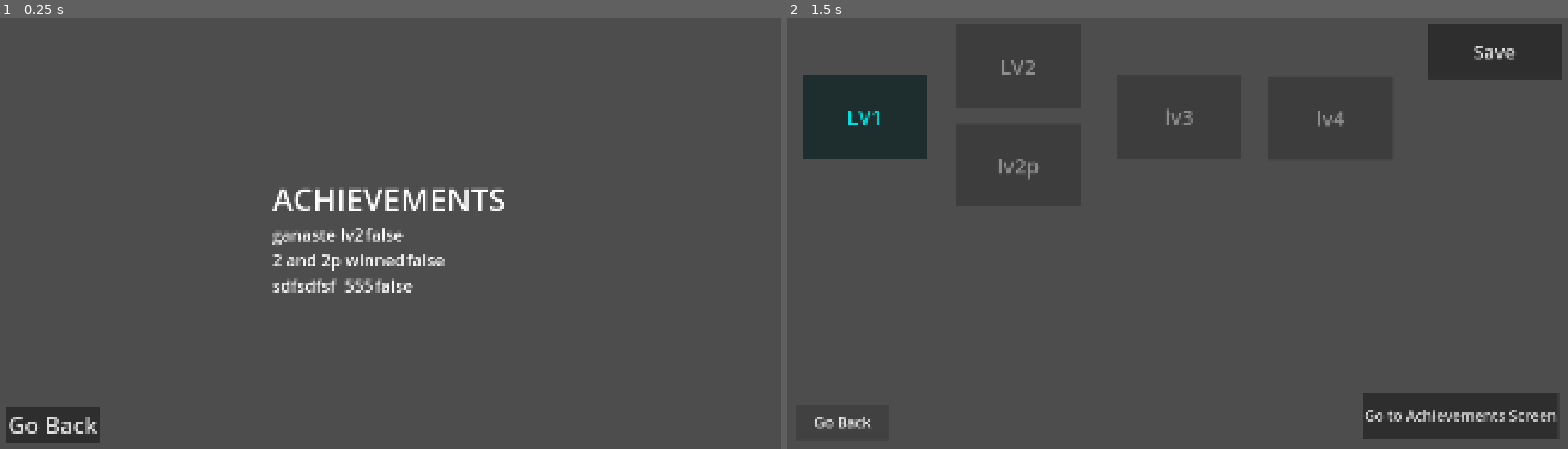
Above: before the commit, frames 1-2 (left to right).
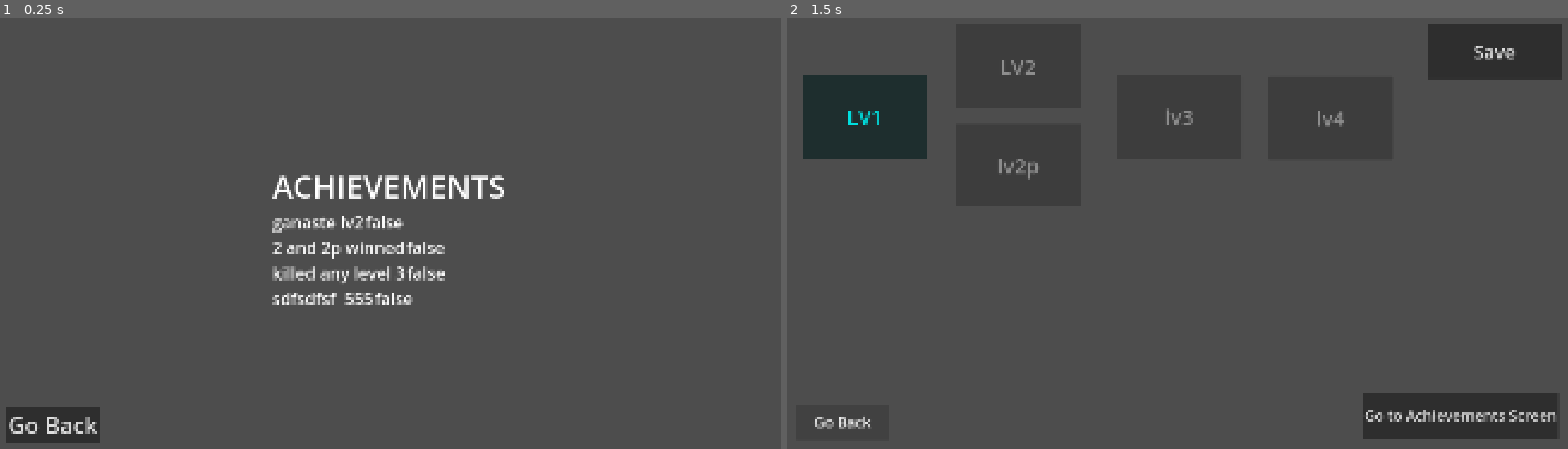
Above: after the commit, the same moments.

Repository: diablohumastudio/NvC-Data-Systems
Game: Godot game, scene res://screens/achievements_scr/achievements_scr.tscn
The game is run twice, just before and just after one commit, with the same random seed, the same clock (stepped at 60 frames per second) and the same inputs. This scene is started directly instead of the project's main scene.
Inputs:
- Up to frame 1 (0.25 s): no input
- Up to frame 2 (1.5 s): tap Enter at 0.5 s; click "Go Back" at 1.25 s

The runs differ from the first frame. In frame 1, 3.4% of the frame differs, in the area x 34-65%, y 36-67%; in frame 2, nothing differs.
Error in both runs: Invalid access to property or key 'ud_achievements' on a base object of type 'Nil'. (res://data/achievements/model/achievement.gd:13)

Commit message:
state_changers implemented.  new type of actions enemy_killed trigger new conditions total_enemy_kill and level_enemy_kill and state changer enemy_killed

Diff:
--- /dev/null
+++ b/data/achievements/data/achiv_enem_kill_any_level_3.tres
@@ -0,0 +1,13 @@
+[gd_resource type="Resource" script_class="Achievement" load_steps=3 format=3 uid="uid://cmjruid8xhj48"]
+
+[ext_resource type="Script" uid="uid://b14kgvm7qxpo" path="res://data/achievements/model/achievement.gd" id="1_hix4a"]
+[ext_resource type="Resource" uid="uid://dgh4ifb3wkaiv" path="res://data/ud_achievements/data/ud_achiev_enem_any_level_tot_3.tres" id="2_1qqyw"]
+
+[resource]
+script = ExtResource("1_hix4a")
+id = 3
+achievement_name = "killed any level 3"
+description = ""
+reward = 0
+ud_achievement = ExtResource("2_1qqyw")
+metadata/_custom_type_script = "uid://b14kgvm7qxpo"
--- a/data/achievements/model/achievement.gd
+++ b/data/achievements/model/achievement.gd
@@ -1,6 +1,6 @@
 class_name Achievement extends Resource
 
-enum IDs {AchievCompLv2, AchievCompLv2and2p, AchievEnemKillTot5}
+enum IDs {AchievCompLv2, AchievCompLv2and2p, AchievEnemKillTot5, AchievEnemKillAnyLev3}
 
 @export var id: IDs
 @export var achievement_name: String
--- /dev/null
+++ b/data/conditions/data/cond_enem_killd_any_level_3.tres
@@ -0,0 +1,9 @@
+[gd_resource type="Resource" script_class="CondEnemKillLevel" load_steps=2 format=3 uid="uid://c58oatgjjittc"]
+
+[ext_resource type="Script" uid="uid://dysv7d5s6cm6a" path="res://data/conditions/model/cond_enemy_killed_any_level.gd" id="1_3kxa6"]
+
+[resource]
+script = ExtResource("1_3kxa6")
+enemies_to_kill = 3
+id = ""
+metadata/_custom_type_script = "uid://dysv7d5s6cm6a"
--- /dev/null
+++ b/data/conditions/model/cond_enemy_killed_any_level.gd
@@ -0,0 +1,12 @@
+class_name CondEnemKillLevel extends Condition
+
+@export var enemies_to_kill : int = 0
+
+func _init() -> void:
+	type = Action.TYPES.ENEMY_KILLED
+
+func evaluate(action: Action):
+	var payload : Action.PayEnemKilled = action.payload
+	var killed_enemied: int = payload.killed_enemies
+	if killed_enemied >= enemies_to_kill:
+		fullfilled.emit(self)
--- a/data/conditions/model/cond_enemy_killed_tot.gd
+++ b/data/conditions/model/cond_enemy_killed_tot.gd
@@ -2,12 +2,9 @@
 
 @export var enemies_to_kill : int = 0
 
-func _init(_enemies_to_kill: int = 0) -> void:
+func _init() -> void:
 	type = Action.TYPES.ENEMY_KILLED
-	enemies_to_kill = _enemies_to_kill
 
 func evaluate(action: Action):
-	var payload : Action.PayEnemKilled = action.payload
-	var killed_enemied: int = payload.killed_enemies
-	if killed_enemied >= enemies_to_kill:
+	if UDS.get_property(UDS.PROPERTIES.ENEMIES_KILLED) >= enemies_to_kill:
 		fullfilled.emit(self)
--- /dev/null
+++ b/data/state_changers/data/state_changer_kill_enemy.tres
@@ -0,0 +1,8 @@
+[gd_resource type="Resource" script_class="StateChanger" load_steps=2 format=3 uid="uid://ba15y5ab1dyx8"]
+
+[ext_resource type="Script" uid="uid://dpfioiaj22gmf" path="res://data/state_changers/model/state_changer.gd" id="1_y2hwk"]
+
+[resource]
+script = ExtResource("1_y2hwk")
+type = 1
+metadata/_custom_type_script = "uid://dpfioiaj22gmf"
--- /dev/null
+++ b/data/state_changers/model/sc_killed_enemy.gd
@@ -0,0 +1,7 @@
+class_name SCKilledEnemy extends StateChanger
+
+func _init() -> void:
+	type = Action.TYPES.ENEMY_KILLED
+
+func change_state(action: Action):
+	UDS.current_user_data.stats.total_enemies_killed += 1
--- /dev/null
+++ b/data/state_changers/model/state_changer.gd
@@ -0,0 +1,6 @@
+class_name StateChanger extends Resource
+
+@export var type: Action.TYPES
+
+func change_state(action: Action):
+	pass
--- /dev/null
+++ b/data/ud_achievements/data/ud_achiev_enem_any_level_tot_3.tres
@@ -0,0 +1,14 @@
+[gd_resource type="Resource" script_class="UDAchievement" load_steps=4 format=3 uid="uid://dgh4ifb3wkaiv"]
+
+[ext_resource type="Script" uid="uid://d3wt36dxybuoe" path="res://data/conditions/model/condition.gd" id="1_wu4l1"]
+[ext_resource type="Script" uid="uid://us6tcodg4fax" path="res://data/ud_achievements/model/ud_achievement.gd" id="2_p0j03"]
+[ext_resource type="Resource" uid="uid://c58oatgjjittc" path="res://data/conditions/data/cond_enem_killd_any_level_3.tres" id="2_twhuv"]
+
+[resource]
+script = ExtResource("2_p0j03")
+id = 3
+is_achieved = false
+porcentage_achieved = 0
+conditions = Array[ExtResource("1_wu4l1")]([ExtResource("2_twhuv")])
+conditions_track = []
+metadata/_custom_type_script = "uid://us6tcodg4fax"
--- a/data/ud_achievements/data/ud_achiev_enem_kill_tot_5.tres
+++ b/data/ud_achievements/data/ud_achiev_enem_kill_tot_5.tres
@@ -10,5 +10,5 @@
 is_achieved = false
 porcentage_achieved = 0
 conditions = Array[ExtResource("1_m78wk")]([ExtResource("2_vb6h3")])
-conditions_trak = []
+conditions_track = []
 metadata/_custom_type_script = "uid://us6tcodg4fax"
--- a/data/ud_achievements/model/ud_achievement.gd
+++ b/data/ud_achievements/model/ud_achievement.gd
@@ -8,18 +8,18 @@
 @export_storage var porcentage_achieved: int = 0
 
 @export var conditions: Array[Condition]: set = _set_conditions
-@export_storage var conditions_track: Array = []
+@export_storage var conditions_trac: Array = []
 
 func _set_conditions(new_value: Array[Condition]):
 	conditions = new_value
 	if !conditions: return
 	for condition in conditions:
-		conditions_track.append(false)
+		conditions_trac.append(false)
 		condition.fullfilled.connect(_on_condition_fullfilled)
 
 func _on_condition_fullfilled(condition: Condition):
-	conditions_track[conditions.find(condition)] = true
-	for cond_tr in conditions_track:
+	conditions_trac[conditions.find(condition)] = true
+	for cond_tr in conditions_trac:
 		if cond_tr == false:
 			return
 	if !is_achieved:
--- a/global_systems/action_condition_system/action_condition_system.gd
+++ b/global_systems/action_condition_system/action_condition_system.gd
@@ -1,12 +1,20 @@
 extends Node
 
 var conditions: Array[Condition]
+var state_changers: Array[StateChanger]
 
 func _ready() -> void:
 	conditions = DataFilesLoader.get_conditions_from_res_files()
+	state_changers = DataFilesLoader.get_state_changer_from_res_files()
 
 func set_action(action: Action):
+	_call_state_changers(action)
 	_evaluate_conditions(action)
+
+func _call_state_changers(action: Action):
+	for sc in state_changers:
+		if sc.type == action.type:
+			sc.change_state.call(action)
 
 func _evaluate_conditions(action: Action):
 	for cond in conditions:
--- a/global_systems/user_data_system/data_files_loader.gd
+++ b/global_systems/user_data_system/data_files_loader.gd
@@ -28,7 +28,6 @@
 	for file: String in dir.get_files():
 		var ud_level: Achievement = load(dir.get_current_dir() + "/" + file)
 		achievements.append(ud_level)
-	print(achievements)
 	return achievements
 
 static func get_conditions_from_res_files() -> Array[Condition]:
@@ -40,3 +39,13 @@
 		var cond: Condition = load(dir.get_current_dir() + "/" + file)
 		conds.append(cond)
 	return conds
+
+static func get_state_changer_from_res_files() -> Array[StateChanger]:
+	var state_changers: Array[StateChanger]
+	var dir := DirAccess.open("res://data/state_changers/data/")
+	assert(dir != null, "Could not open folder")
+	dir.list_dir_begin()
+	for file: String in dir.get_files():
+		var state_changer: StateChanger = load(dir.get_current_dir() + "/" + file)
+		state_changers.append(state_changer)
+	return state_changers
--- a/global_systems/user_data_system/user_data/user_data.gd
+++ b/global_systems/user_data_system/user_data/user_data.gd
@@ -1,6 +1,6 @@
 class_name UserData extends Resource
 
-@export_storage var user_name: String = ""
-@export_storage var progress: UserProgress = UserProgress.new()
-@export_storage var ud_achievements: UserAchievements = UserAchievements.new()
-@export_storage var stats: UserStats = UserStats.new()
+@export var user_name: String = ""
+@export var progress: UserProgress = UserProgress.new()
+@export var ud_achievements: UserAchievements = UserAchievements.new()
+@export var stats: UserStats = UserStats.new()
--- a/global_systems/user_data_system/user_data/user_stats.gd
+++ b/global_systems/user_data_system/user_data/user_stats.gd
@@ -1,3 +1,3 @@
 class_name UserStats extends Resource
 
-@export_storage var total_enemies_killed: int = 0
+@export var total_enemies_killed: int = 0
--- a/global_systems/user_data_system/user_data_system.gd
+++ b/global_systems/user_data_system/user_data_system.gd
@@ -1,6 +1,8 @@
 extends Node
 
-enum PROPERTIES {USERS_CREDENTIALS, USER_NAME, UD_LEVELS, ACHIEVEMENTS, ENEMIES_KILLED}
+signal current_user_changed()
+
+enum PROPERTIES {USERS_CREDENTIALS, USER_NAME, UD_LEVELS, ACHIEVEMENTS, ENEMIES_KILLED, UD_ACHIEVEMENTS}
 
 const _USERS_CREDENTIALS_FILE_PATH : String = "user://users.tres"
 const _USER_FILE_BASE: String = "user://"
@@ -33,6 +35,7 @@
 		var new_user_index: int = users_credentials.credentials.find(user_credentials)
 		users_credentials.current_user_index = new_user_index
 		current_user_data = new_user_data
+		current_user_changed.emit()
 
 	var result : Error = ResourceSaver.save(users_credentials, _USERS_CREDENTIALS_FILE_PATH)
 	assert(result == OK)
@@ -50,6 +53,7 @@
 	var new_user_index: int = users_credentials.credentials.find(current_user_credentials)
 	users_credentials.current_user_index = new_user_index
 	current_user_data = load(_USER_FILE_BASE + current_user_credentials.user_name + ".tres")
+	current_user_changed.emit()
 
 func user_exists(user_name: String)->bool:
 	for user_credential in users_credentials.credentials:
@@ -83,3 +87,5 @@
 			return current_user_data.achievements.achievements
 		PROPERTIES.ENEMIES_KILLED:
 			return current_user_data.stats.total_enemies_killed
+		PROPERTIES.UD_ACHIEVEMENTS:
+			return current_user_data.ud_achievements
--- a/screens/achievements_achieved_presenter_singleton/achievements_achieved_presenter.gd
+++ b/screens/achievements_achieved_presenter_singleton/achievements_achieved_presenter.gd
@@ -1,9 +1,17 @@
 extends Control
 
 func _ready() -> void:
-	var ud_chivements = UDS.current_user_data.ud_achievements.ud_achievements
-	for ud_chivement in ud_chivements:
-		ud_chivement.achieved.connect(_on_ud_achievement_achieved)
+	conect_ud_achievements()
+	UDS.current_user_changed.connect(_on_UDS_current_user_changed)
+
+func _on_UDS_current_user_changed():
+	conect_ud_achievements()
+
+func conect_ud_achievements():
+	var ud_chivements = UDS.get_property(UDS.PROPERTIES.UD_ACHIEVEMENTS).ud_achievements
+	for ud_chivement in ud_chivements as Array[UDAchievement]:
+		if !ud_chivement.achieved.is_connected(_on_ud_achievement_achieved):
+			ud_chivement.achieved.connect(_on_ud_achievement_achieved)
 
 func _on_ud_achievement_achieved(id: Achievement.IDs):
 	var achievements: Array[Achievement] = DataFilesLoader.get_achievements_from_res_files()
--- a/screens/game/game.gd
+++ b/screens/game/game.gd
@@ -1,6 +1,7 @@
-extends Control
+class_name Game extends Control
 
 var level: Level : set = _set_level
+var enemies_killed: int = 0
 
 func _set_level(new_value: Level) -> void:
 	level = new_value
@@ -13,6 +14,5 @@
 	SMS.change_scene(GC.SCREENS_UIDS.MENU)
 
 func _on_kill_enemy_btn_pressed() -> void:
-	var total_enemies_killed: int = UDS.get_property(UDS.PROPERTIES.ENEMIES_KILLED)
-	total_enemies_killed += 1
-	ACS.set_action(Action.new(Action.TYPES.ENEMY_KILLED, Action.PayEnemKilled.new(total_enemies_killed)))
+	enemies_killed += 1
+	ACS.set_action(Action.new(Action.TYPES.ENEMY_KILLED, Action.PayEnemKilled.new(enemies_killed)))
Not shown, added: data/conditions/model/cond_enemy_killed_any_level.gd.uid
Not shown, added: data/state_changers/model/sc_killed_enemy.gd.uid
Not shown, added: data/state_changers/model/state_changer.gd.uid
